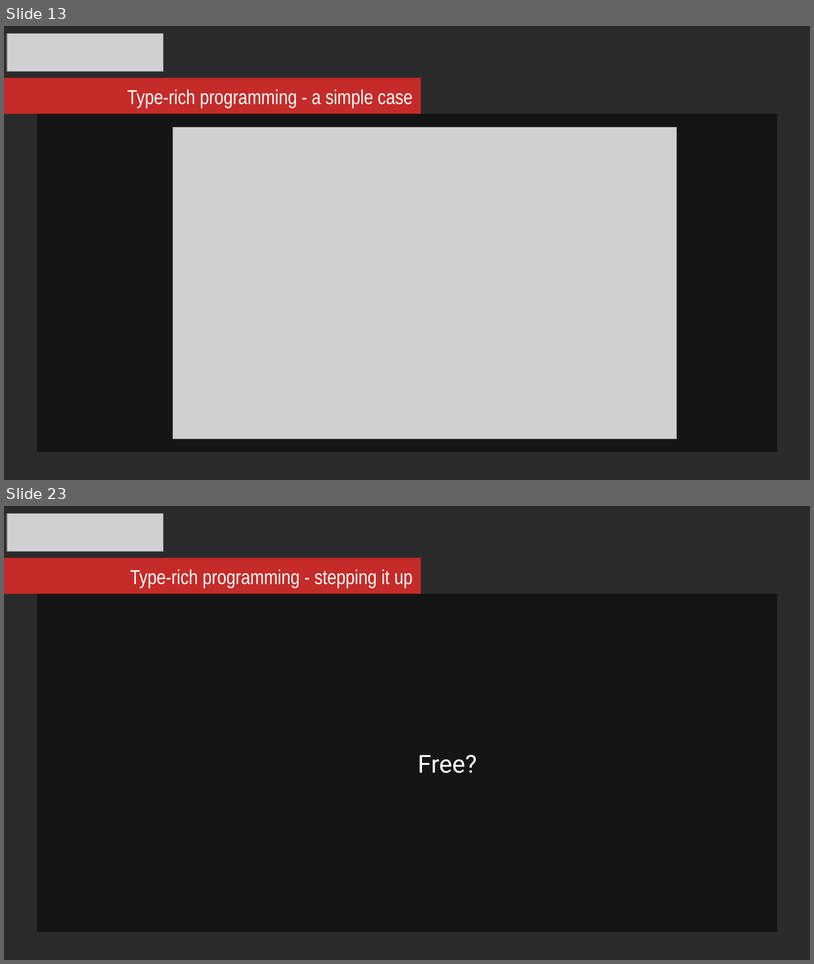
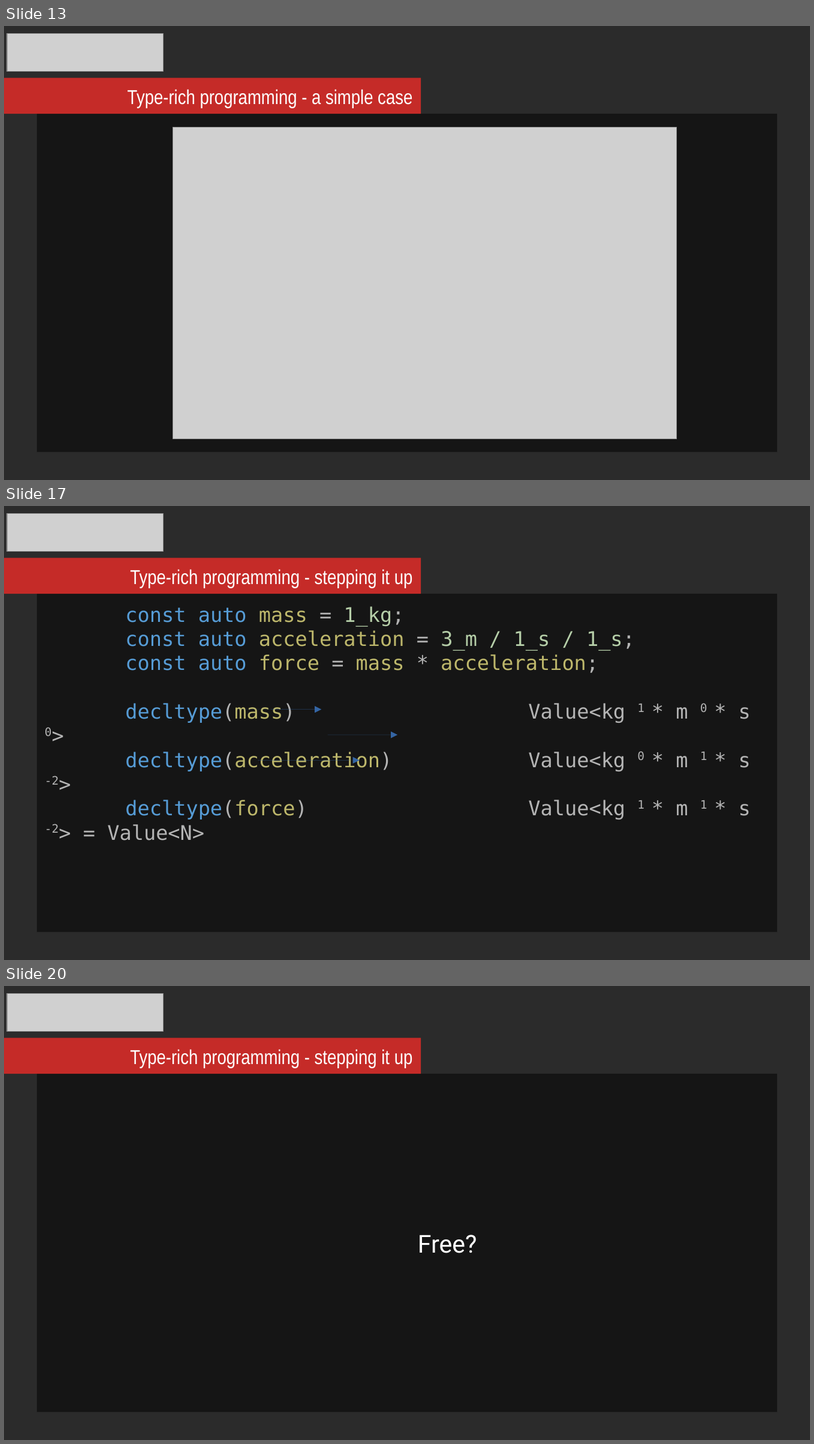
Before and after one commit to mikosz/type-safety, a slide deck: ask-not-what-you-can-do-for-the-compiler.odp. Shown one above the other, each under a label of ours: slides 13 and 23 before the commit, slides 13, 17 and 20 after it; the slides between them are not shown. The pictures are 814x964 and 814x1444 pixels, drawn with LibreOffice and Linux fonts; fonts in the diff are those of the drawing; grey boxes stand for pictures; background and template pictures are left out; a plain dark background stands for a picture behind light text. Boxes give left, top, right and bottom in pixels: in the first picture for what was removed or moved away, otherwise in the second. Text is boxed around its words. In the diff, an @@ line names an element or a change of style, - is before the commit and + after.

```diff
--- a/ask-not-what-you-can-do-for-the-compiler.odp
+++ b/ask-not-what-you-can-do-for-the-compiler.odp
@@ slide 17 added at box(4, 506, 810, 960), background picture (left out) @@
@@ picture added at box(7, 513, 164, 551) @@
@@ rectangle added at box(4, 558, 421, 593), fill #C52B28 @@
@@ text added at box(130, 569, 413, 588), 18 pt, text #FFFFFF @@
+Type-rich programming - stepping it up
@@ rectangle added at box(37, 594, 777, 932), fill #000000 at 51% opacity, 18 pt, text #B4B4B4 @@
+const auto mass = 1_kg;
+const auto acceleration = 3_m / 1_s / 1_s;
+const auto force = mass * acceleration;
+decltype(mass) Value<kg 1 * m 0 * s 0>
+decltype(acceleration) Value<kg 0 * m 1 * s -2>
+decltype(force) Value<kg 1 * m 1 * s -2> = Value<N>
@@ arrow added from (239, 709) to (322, 709), #3465A4 0 pt @@
@@ arrow added from (328, 734) to (398, 734), #3465A4 0 pt @@
@@ arrow added from (258, 760) to (360, 760), #3465A4 0 pt @@
@@ what was slide 23 is now slide 20 @@
```
Also in this commit, not shown: 3 slides changed, 2 other slides added, 6 slides removed.
